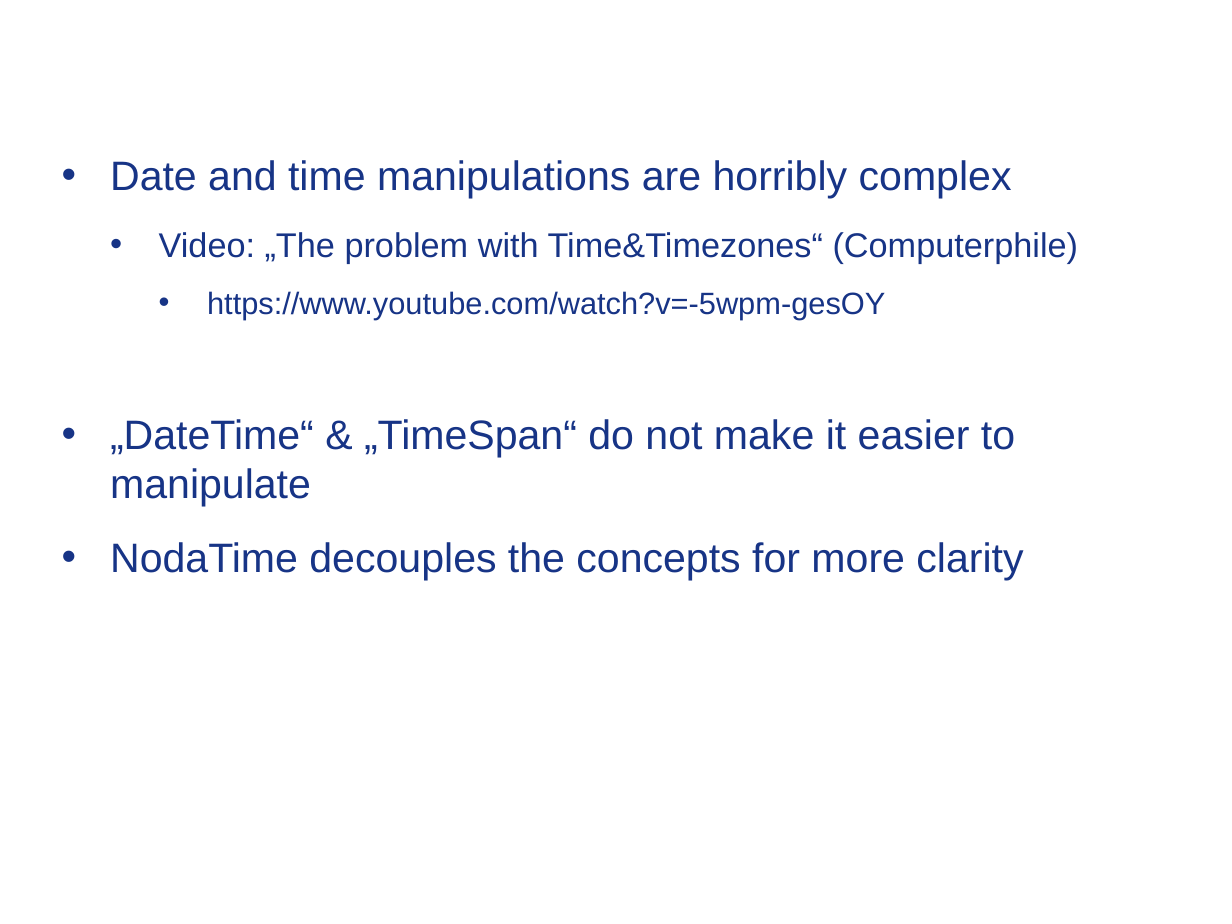
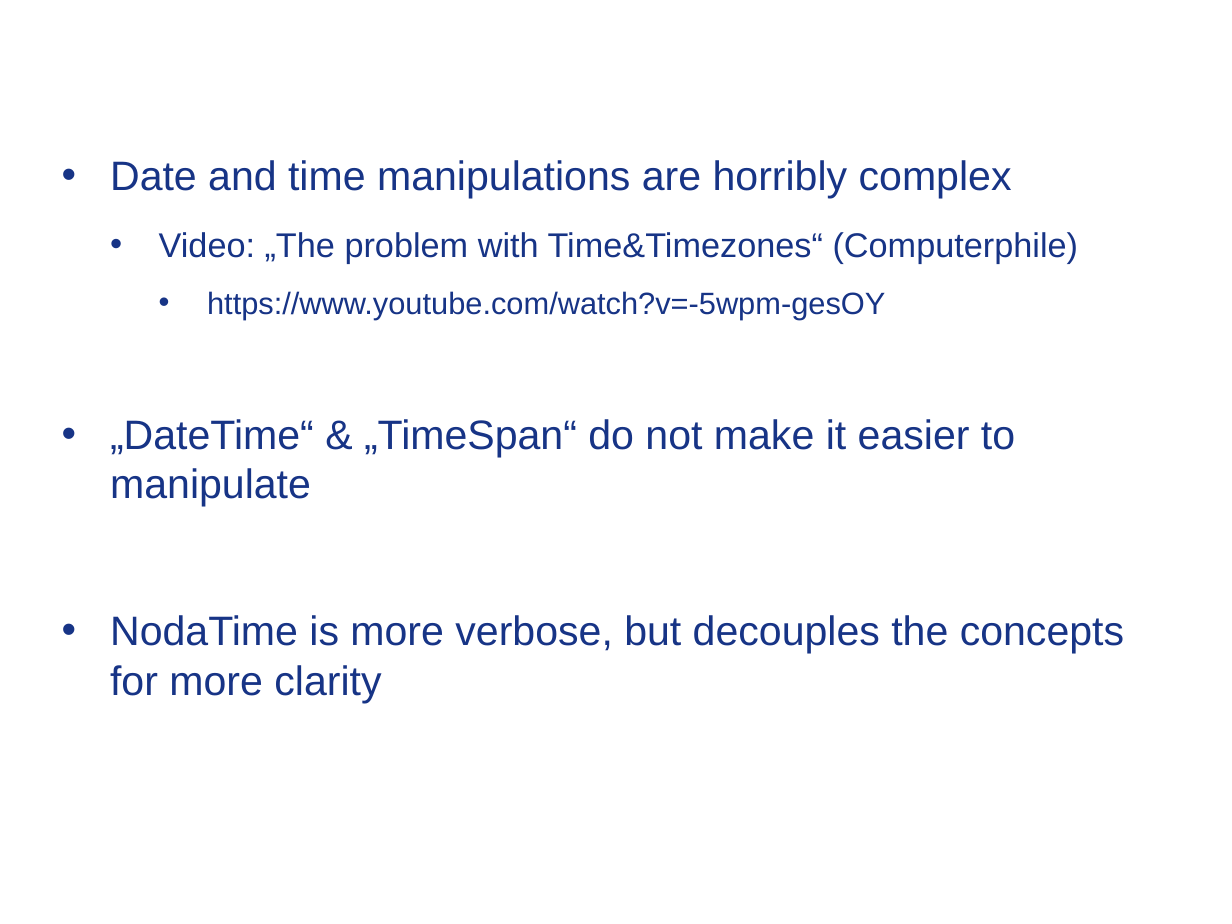
Before and after one commit to Timothep/MarathonWOShoes, a slide deck: slide 15 of BarefootMarathon.odp (slide 18 before the commit). Drawn at 1232x924 pixels with LibreOffice and Linux fonts; fonts in the diff are those of the drawing; background and template pictures are left out. Boxes give left, top, right and bottom in pixels: in the first picture for what was removed or moved away, otherwise in the second. Text is boxed around its words. In the diff, an @@ line names an element or a change of style, - is before the commit and + after.

Commit message:
Noda

```diff
--- a/BarefootMarathon.odp
+++ b/BarefootMarathon.odp
@@ text at (110, 615, 1124, 703): text changed @@
-• NodaTime decouples the concepts for more clarity
+• NodaTime is more verbose, but decouples the concepts for more clarity
```
Also in this commit, not shown: 10 other slides changed, 2 slides added, 5 slides removed, 4 other files.
